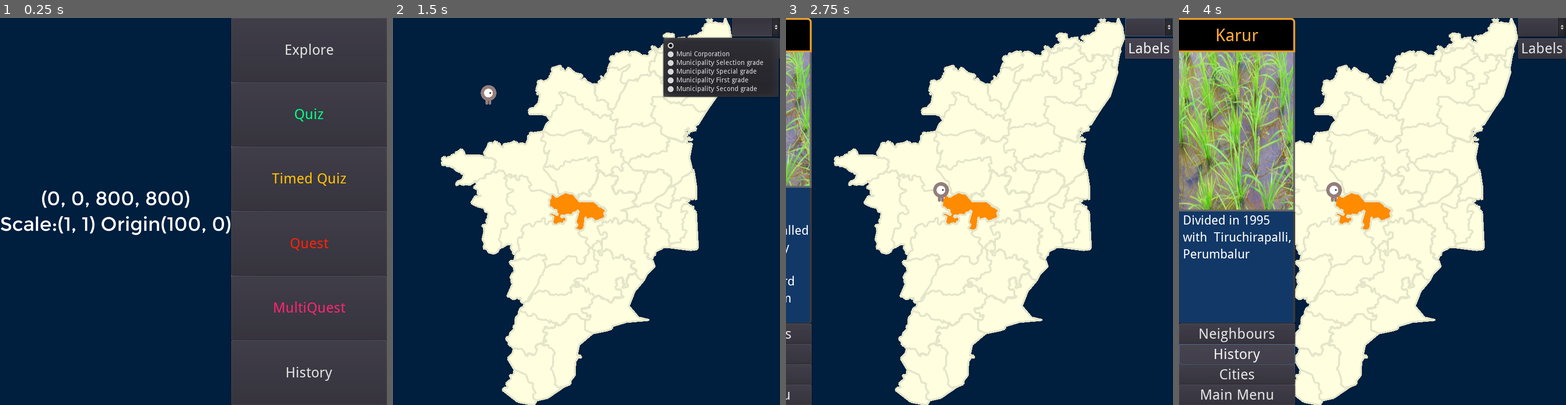
Above: before the commit, frames 1-4 (left to right).
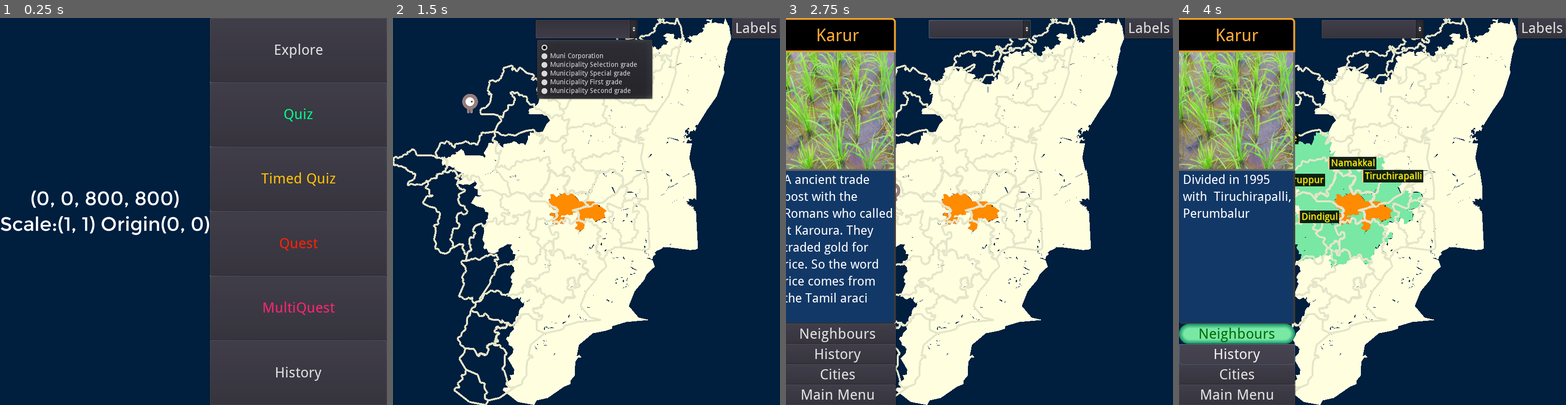
Above: after the commit, the same moments.

Repository: sharun-s/godot-tn
Game: Godot game, scene res://Node2D.tscn
Two runs of this game, one before a commit and one after it. Both use one fixed random seed, a clock stepped at 60 frames per second and the inputs below.
Inputs (mouse positions are in pixels of both pictures, inside the frame that each line leads up to; where the layout moved, square brackets give the same spot in the first picture):
- Up to frame 1 (0.25 s): no input
- Up to frame 2 (1.5 s): click "Explore" at 0.5 s; click (586, 29) [756, 25] at 1.25 s
- Up to frame 3 (2.75 s): click "Labels" at 2 s
- Up to frame 4 (4 s): click (1229, 335) at 2.75 s, where only the run after the commit has a clickable "Neighbours"; click "History" at 3.5 s

The runs differ from the first frame. In frame 1, 7.9% of the frame differs, in the area x 8-90%, y 0-100%; in frame 2, 21%; in frame 3, 36%, in the area x 0-100%, y 0-100%; in frame 4, 29%.

Commit message:
Layout change in portrait mode the InfoBox splits into 3 columns occupies bottom half of screen while map top half this way on low width phone screens the map has more room and isn't overlapped by infobox In landscape mode info stays as single column TODO:Borders needs to be adjusted

Diff:
--- a/InfoCenter.gd
+++ b/InfoCenter.gd
@@ -409,7 +409,7 @@
 			district=district.split('/')[1]
 	historytext=hist
 	n=neighbours
-	$VBoxContainer2/MarginContainer/Neighbours.pressed=false
+	$MarginContainer/Neighbours.pressed=false
 	for k in $VBoxContainer/PanelContainer.get_children():
 		if k is Polygon2D:
 			k.visible=false#.empty() #TODO this doesnt really redraw empty poly
@@ -441,7 +441,7 @@
 					targets.append(facts.keys()[idx])
 
 		print('targets set', targets)
-		$VBoxContainer2/MarginContainer/clue.show()
+		$MarginContainer/clue.show()
 		_on_clue_pressed() # to reset info box
 	elif mode==state.IN_QUEST:
 		attempts=attempts-1
@@ -458,7 +458,7 @@
 			show_fact(district, 'Oops! Wrong direction. You are in '+district+' known for ')
 			emit_signal("off_track",district)
 		if attempts==0 or targets.size()==0:
-			$VBoxContainer2/MarginContainer/clue.hide()
+			$MarginContainer/clue.hide()
 			# this updates state in main TN node and in Qmenu Node. Qmenu will change quest buttons state on quest success
 			emit_signal('quest_over',AttemptsAllowed-attempts, NumberOfTargets - targets.size(), targets.size()==0)
 			attempts=AttemptsAllowed
@@ -467,7 +467,7 @@
 				facts=backupfacts
 				generic_quest=true
 	else:
-		#$VBoxContainer2/MarginContainer/clue.hide()
+		#$MarginContainer/clue.hide()
 		$VBoxContainer/NameBox.text=district
 		show_fact(district)
 
@@ -504,10 +504,10 @@
 
 func _on_Neighbours_pressed():
 	if n == null:
-		$VBoxContainer2/MarginContainer/Neighbours.pressed=false
+		$MarginContainer/Neighbours.pressed=false
 		return
 	if len(n) == 0:
-		$VBoxContainer2/MarginContainer/Neighbours.pressed=false
+		$MarginContainer/Neighbours.pressed=false
 		return
 	$VBoxContainer2/FactBox.text=format_neighbours()
 
@@ -543,10 +543,10 @@
 
 func _on_Neighbours_toggled(button_pressed):
 	if n == null:
-		$VBoxContainer2/MarginContainer/Neighbours.pressed=false
+		$MarginContainer/Neighbours.pressed=false
 		return
 	if len(n) == 0:
-		$VBoxContainer2/MarginContainer/Neighbours.pressed=false
+		$MarginContainer/Neighbours.pressed=false
 		return
 	emit_signal('show_neighbours', button_pressed)
 
--- a/InfoCenter.tscn
+++ b/InfoCenter.tscn
@@ -134,33 +134,33 @@
 text = "Welcome! This district is known for"
 autowrap = true
 
-[node name="MarginContainer" type="VBoxContainer" parent="VBoxContainer2"]
-margin_top = 232.0
-margin_right = 800.0
-margin_bottom = 400.0
+[node name="MarginContainer" type="VBoxContainer" parent="."]
+margin_top = 235.0
+margin_right = 181.0
+margin_bottom = 403.0
 custom_constants/separation = 0
 
-[node name="Neighbours" type="Button" parent="VBoxContainer2/MarginContainer"]
-margin_right = 800.0
+[node name="Neighbours" type="Button" parent="MarginContainer"]
+margin_right = 181.0
 margin_bottom = 42.0
 size_flags_horizontal = 3
-size_flags_vertical = 3
+size_flags_vertical = 4
 custom_styles/pressed = SubResource( 6 )
 custom_fonts/font = SubResource( 7 )
 custom_colors/font_color_pressed = Color( 0.0235294, 0.423529, 0.0235294, 1 )
 toggle_mode = true
 text = "Neighbours"
 
-[node name="history" type="Button" parent="VBoxContainer2/MarginContainer"]
+[node name="history" type="Button" parent="MarginContainer"]
 margin_top = 42.0
-margin_right = 800.0
+margin_right = 181.0
 margin_bottom = 84.0
 size_flags_horizontal = 3
 size_flags_vertical = 3
 custom_fonts/font = SubResource( 7 )
 text = "History"
 
-[node name="clue" type="Button" parent="VBoxContainer2/MarginContainer"]
+[node name="clue" type="Button" parent="MarginContainer"]
 visible = false
 margin_top = 106.0
 margin_right = 1024.0
@@ -172,26 +172,26 @@
 custom_colors/font_color = Color( 1, 0.8, 0.0666667, 1 )
 text = "Need Another Clue?"
 
-[node name="Muni" type="Button" parent="VBoxContainer2/MarginContainer"]
+[node name="Muni" type="Button" parent="MarginContainer"]
 margin_top = 84.0
-margin_right = 800.0
+margin_right = 181.0
 margin_bottom = 126.0
 size_flags_horizontal = 3
 custom_fonts/font = SubResource( 9 )
 text = "Cities"
 
-[node name="Back" type="Button" parent="VBoxContainer2/MarginContainer"]
+[node name="Back" type="Button" parent="MarginContainer"]
 margin_top = 126.0
-margin_right = 800.0
+margin_right = 181.0
 margin_bottom = 168.0
 size_flags_horizontal = 3
 size_flags_vertical = 3
 custom_fonts/font = SubResource( 7 )
 text = "Main Menu"
 
-[connection signal="pressed" from="VBoxContainer2/MarginContainer/Neighbours" to="." method="_on_Neighbours_pressed"]
-[connection signal="toggled" from="VBoxContainer2/MarginContainer/Neighbours" to="." method="_on_Neighbours_toggled"]
-[connection signal="pressed" from="VBoxContainer2/MarginContainer/history" to="." method="_on_history_pressed"]
-[connection signal="pressed" from="VBoxContainer2/MarginContainer/clue" to="." method="_on_clue_pressed"]
-[connection signal="pressed" from="VBoxContainer2/MarginContainer/Muni" to="." method="_on_muni1_pressed"]
-[connection signal="pressed" from="VBoxContainer2/MarginContainer/Back" to="." method="_on_Back_pressed"]
+[connection signal="pressed" from="MarginContainer/Neighbours" to="." method="_on_Neighbours_pressed"]
+[connection signal="toggled" from="MarginContainer/Neighbours" to="." method="_on_Neighbours_toggled"]
+[connection signal="pressed" from="MarginContainer/history" to="." method="_on_history_pressed"]
+[connection signal="pressed" from="MarginContainer/clue" to="." method="_on_clue_pressed"]
+[connection signal="pressed" from="MarginContainer/Muni" to="." method="_on_muni1_pressed"]
+[connection signal="pressed" from="MarginContainer/Back" to="." method="_on_Back_pressed"]
--- a/Node2D.tscn
+++ b/Node2D.tscn
@@ -47,16 +47,16 @@
 size = 30
 font_data = ExtResource( 3 )
 
-[sub_resource type="StyleBoxFlat" id=7]
+[sub_resource type="DynamicFont" id=7]
+size = 26
+font_data = ExtResource( 3 )
+
+[sub_resource type="StyleBoxFlat" id=8]
 bg_color = Color( 0, 0.121569, 0.247059, 1 )
 
-[sub_resource type="DynamicFont" id=8]
+[sub_resource type="DynamicFont" id=9]
 size = 40
 font_data = ExtResource( 2 )
-
-[sub_resource type="DynamicFont" id=9]
-size = 26
-font_data = ExtResource( 3 )
 
 [sub_resource type="StyleBoxFlat" id=10]
 bg_color = Color( 0.00392157, 0.00784314, 0.0117647, 1 )
@@ -106,7 +106,6 @@
 
 [node name="Grid" parent="HUD" instance=ExtResource( 4 )]
 visible = false
-anchor_right = 0.3
 
 [node name="QMenu" parent="HUD" instance=ExtResource( 7 )]
 visible = false
@@ -176,6 +175,20 @@
 custom_fonts/font = SubResource( 4 )
 text = "Quit"
 
+[node name="LabelCities" type="OptionButton" parent="HUD/Top"]
+visible = false
+margin_left = 465.5
+margin_right = 559.5
+margin_bottom = 38.0
+size_flags_horizontal = 3
+size_flags_vertical = 0
+custom_fonts/font = SubResource( 7 )
+text = "Cities"
+align = 2
+__meta__ = {
+"_edit_use_anchors_": false
+}
+
 [node name="StartScreen" type="GridContainer" parent="HUD"]
 anchor_right = 1.0
 anchor_bottom = 1.0
@@ -284,19 +297,6 @@
 grow_horizontal = 0
 size_flags_horizontal = 3
 alignment = 2
-__meta__ = {
-"_edit_use_anchors_": false
-}
-
-[node name="LabelCities" type="OptionButton" parent="HUD/TopRight"]
-visible = false
-margin_right = 94.0
-margin_bottom = 38.0
-size_flags_horizontal = 3
-size_flags_vertical = 0
-custom_fonts/font = SubResource( 9 )
-text = "Cities"
-align = 2
 __meta__ = {
 "_edit_use_anchors_": false
 }
@@ -373,12 +373,12 @@
 [connection signal="pressed" from="HUD/Top/R1/Next" to="." method="_on_Next_pressed"]
 [connection signal="toggled" from="HUD/Top/HistoryControl/PlayPause" to="." method="_on_PlayPause_toggled"]
 [connection signal="pressed" from="HUD/Top/HistoryControl/Stop" to="." method="_on_HistoryStop_pressed"]
+[connection signal="item_selected" from="HUD/Top/LabelCities" to="." method="_on_LabelCities_item_selected"]
 [connection signal="pressed" from="HUD/StartScreen/B/Explore" to="." method="_on_Explore_pressed"]
 [connection signal="pressed" from="HUD/StartScreen/B/Quiz" to="." method="_on_Quiz_pressed"]
 [connection signal="pressed" from="HUD/StartScreen/B/Timed" to="." method="_on_Timed_pressed"]
 [connection signal="pressed" from="HUD/StartScreen/B/Quest" to="." method="_on_Quest_pressed"]
 [connection signal="pressed" from="HUD/StartScreen/B/Quest2" to="." method="subjectQuest"]
 [connection signal="pressed" from="HUD/StartScreen/B/History" to="." method="_on_History_pressed"]
-[connection signal="item_selected" from="HUD/TopRight/LabelCities" to="." method="_on_LabelCities_item_selected"]
 [connection signal="toggled" from="HUD/TopRight/Labels" to="." method="_on_Labels_toggled"]
 [connection signal="timeout" from="QuizTimer" to="." method="_on_QuizTimer_timeout"]
--- a/TN.gd
+++ b/TN.gd
@@ -199,7 +199,7 @@
 	rng.randomize()
 	add_child(tw)
 	for i in citygrades:
-		$HUD/TopRight/LabelCities.add_item(i)
+		$HUD/Top/LabelCities.add_item(i)
 	VisualServer.set_default_clear_color('001f3f')#Color("ff222222"))
 	for node in $Districts.get_children():
 		if node is Area2D:
@@ -210,24 +210,40 @@
 
 	var t=get_viewport_transform()
 	var viewp=get_viewport_rect()
+	var hcenter=viewp.size.x/2
+	var widthmultiplier= viewp.size.x/800
 	print(viewp)
-	print('startsscreensize',$HUD/StartScreen.rect_size)
+	var tnoffset=$Districts/Karur.position.x
+	print($Districts.get_viewport_rect())
+	#print('startsscreensize',$HUD/StartScreen.rect_size)
 	if viewp.size.x < viewp.size.y: #portrait mode
 		$HUD/StartScreen.columns=1
+		$HUD/Grid.columns=3
+		$HUD/Grid.anchor_top=0.5
+		$HUD/Grid.anchor_right=1.0
+		$HUD/Grid/MarginContainer.alignment=BoxContainer.ALIGN_END
+		$HUD/Grid/MarginContainer.grow_horizontal=Control.GROW_DIRECTION_BEGIN
+		$HUD/Grid/MarginContainer.size_flags_horizontal=Control.SIZE_EXPAND_FILL
 	else:
 		$HUD/StartScreen.columns=2
-	if viewp.size.x < 600: #portraitt mode
-		t.origin=Vector2(viewp.size.x/2,0)
-		transform=t
-		scale=Vector2(get_viewport_rect().size.x/600, get_viewport_rect().size.y/800)
-	else:
-		#divide screen width by 2 and push left
-		#by half of generatedwidth ie 600/2
-		t.origin=Vector2(viewp.size.x/2-300,0)
-		transform=t
-		#so viewport rect changes thanks to above transform which is why viewp can be used while scaling
-		scale=Vector2(get_viewport_rect().size.y/800, get_viewport_rect().size.y/800)
-	$Label.rect_scale=Vector2(1/scale.x, 1/scale.y)
+		$HUD/Grid.columns=1
+		$HUD/Grid.anchor_right=.3
+		$Districts.transform.origin=Vector2(viewp.size.x/2-300, 0)
+		$Cities.transform.origin=Vector2(viewp.size.x/2-300, 0)
+		$Gopal.transform.origin=Vector2(viewp.size.x/2-300, 0)
+		$HistoryAnimator.transform.origin=Vector2(viewp.size.x/2-300, 0)
+	#if viewp.size.x < 600: #portraitt mode
+#		t.origin=Vector2(viewp.size.x/2,0)
+#		transform=t
+#		scale=Vector2(get_viewport_rect().size.x/600, get_viewport_rect().size.y/800)
+#	else:
+#		#divide screen width by 2 and push left
+#		#by half of generatedwidth ie 600/2
+#		t.origin=Vector2(viewp.size.x/2-300,0)
+#		transform=t
+#		#so viewport rect changes thanks to above transform which is why viewp can be used while scaling
+#		scale=Vector2(get_viewport_rect().size.x/800, get_viewport_rect().size.y/800)
+#	$Label.rect_scale=Vector2(1/scale.x, 1/scale.y)
 	#$HUD/Top/Score.rect_scale=Vector2(2/scale.x, 2/scale.y)
 	#for debugging resolution
 	if OS.has_feature("editor"):
@@ -575,7 +591,7 @@
 	path.clear()
 	seconds=0
 	$HUD/TopRight/Labels.hide()
-	$HUD/TopRight/LabelCities.hide()
+	$HUD/Top/LabelCities.hide()
 	#borders(true)
 	#game_in_progress=0
 	$HUD/Timeline.bbcode_text=''
@@ -747,8 +763,9 @@
 	#$HUD/HistoryControl.rect_scale=Vector2(1/scale.x, 1/scale.y)
 	uiScore=get_node("HUD/Top/R1/Score")
 	get_tree().call_group("allcities","hide")
-	for dt in d.keys():
-		print( dt, len(get_tree().get_nodes_in_group(dt)))
+	#debug prints cities per district
+	#for dt in d.keys():
+	#	print( dt, len(get_tree().get_nodes_in_group(dt)))
 
 func disableui():
 	$HUD/StartScreen.hide()
@@ -985,10 +1002,10 @@
 		yield(get_tree().create_timer(4.0), "timeout")
 		$HUD/QMenu/PopupPanel.hide()
 		$HUD/QMenu.hide()
-	$HUD/Grid/VBoxContainer2/MarginContainer/Neighbours.visible=false
-	$HUD/Grid/VBoxContainer2/MarginContainer/history.visible=false
-	$HUD/Grid/VBoxContainer2/MarginContainer/Back.visible=false
-	$HUD/Grid/VBoxContainer2/MarginContainer/Muni.hide()
+	$HUD/Grid/MarginContainer/Neighbours.visible=false
+	$HUD/Grid/MarginContainer/history.visible=false
+	$HUD/Grid/MarginContainer/Back.visible=false
+	$HUD/Grid/MarginContainer/Muni.hide()
 	uiScore.visible=true
 	uiScore.text='Check the InfoBox for Instructions'
 	game_in_progress=3
@@ -1027,10 +1044,10 @@
 
 func _on_quest_over(turnstaken, cluessolved, success):
 	print('quest success',success)
-	$HUD/Grid/VBoxContainer2/MarginContainer/Neighbours.visible=true
-	$HUD/Grid/VBoxContainer2/MarginContainer/history.visible=true
-	$HUD/Grid/VBoxContainer2/MarginContainer/Back.visible=true
-	$HUD/Grid/VBoxContainer2/MarginContainer/Muni.show()
+	$HUD/Grid/MarginContainer/Neighbours.visible=true
+	$HUD/Grid/MarginContainer/history.visible=true
+	$HUD/Grid/MarginContainer/Back.visible=true
+	$HUD/Grid/MarginContainer/Muni.show()
 	$HUD/Grid.hide()
 	disappear()
 	uiScore.visible=false
@@ -1094,7 +1111,7 @@
 func _on_Explore_pressed():
 	$Gopal.show()
 	$HUD/TopRight/Labels.show()
-	$HUD/TopRight/LabelCities.show()
+	$HUD/Top/LabelCities.show()
 	var randstartidx=rng.randi_range(0,d.size()-1)
 	var startat = d.keys()[randstartidx]
 	path.append("Districts/"+startat)
--- a/project.godot
+++ b/project.godot
@@ -37,6 +37,10 @@
 window/size/width=800
 window/size/height=800
 window/size/fullscreen=true
+window/size/test_width=360
+window/size/test_height=760
+window/stretch/mode="2d"
+window/stretch/aspect="expand"
 
 [input]
 
Not shown: 1 places in Node2D.tscn that only renumber resources
